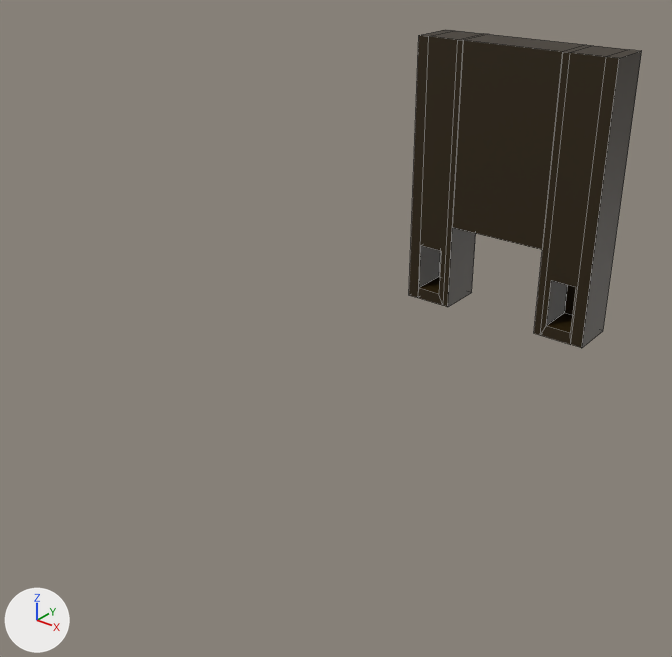
What one commit did to the FBX model Assets/3rdParty/Bowling/BowlingLine_Back.fbx.
Both versions are drawn from a 50 mm camera at (17.3, -13.3, 16.5) aimed at (-0.2, 8.5, 3.0). Arrows for +X, +Y and +Z are at lower left; the lights stay in place. Mesh edges are drawn as thin lines. Where no turn or scale is listed for an object, it has been applied to the vertices.
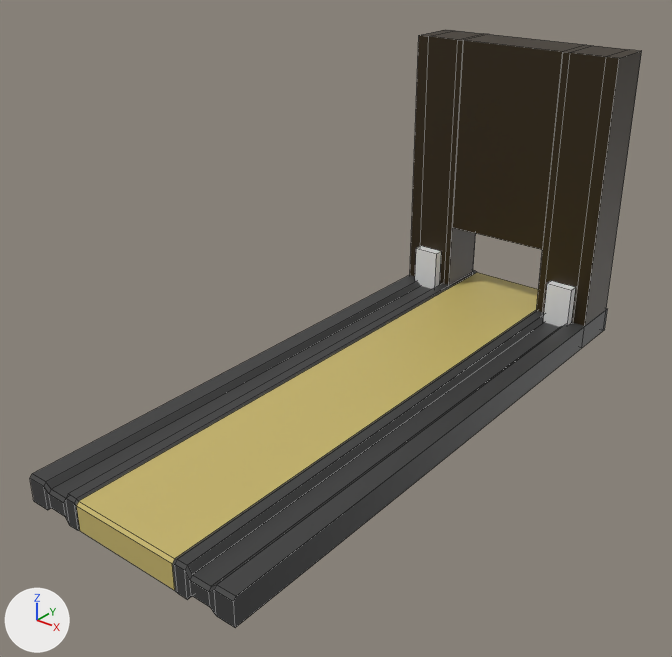
The edits, one by one:
Material 'Middle' (mat_middle) is new.
Its base color is (0.57, 0.464, 0.147) (yellow #c7b56b).
Material 'Side' (mat_side) is new.
Its base color is (0.0445, 0.0445, 0.0445) (black #3c3c3c).
Mesh me_cube is new.
It has 70 vertices, 54 faces and spans x -4.2..4.2, y -1.0..21.0, z -0.5..0.5.
Faces by material slot: [4, 50].
It uses material mat_middle (yellow #c7b56b).
It uses material mat_side (black #3c3c3c).
Mesh me_cube_003 is new.
It is a box spanning x -0.53..0.53, y -1.0..1.0, z -1.0..1.0.
Object 'Side' (ob_side) is new; it shows me_cube.
Its location is (0.0, 0.0, 0.0).
Object 'Cube.002' (ob_cube_002) is new; it shows me_cube_003.
Its location is (3.11, 19.52, 1.0).
Object 'Cube.001' (ob_cube_001) is new; it shows a copy of me_cube_003.
Its location is (-3.16, 19.52, 1.0).

Where the change shows, as pixel boxes [x1, y1, x2, y2] in the pictures (672 x 657 px):
'Side', added
    after: [30, 270, 608, 628]
    faces in mat_side (black #3b3b3b): [30, 270, 608, 628]
    faces in mat_middle (yellow #c7b56b): [77, 272, 538, 590]
'Cube.002', added
    after: [543, 281, 576, 327]
'Cube.001', added
    after: [415, 246, 441, 289]
